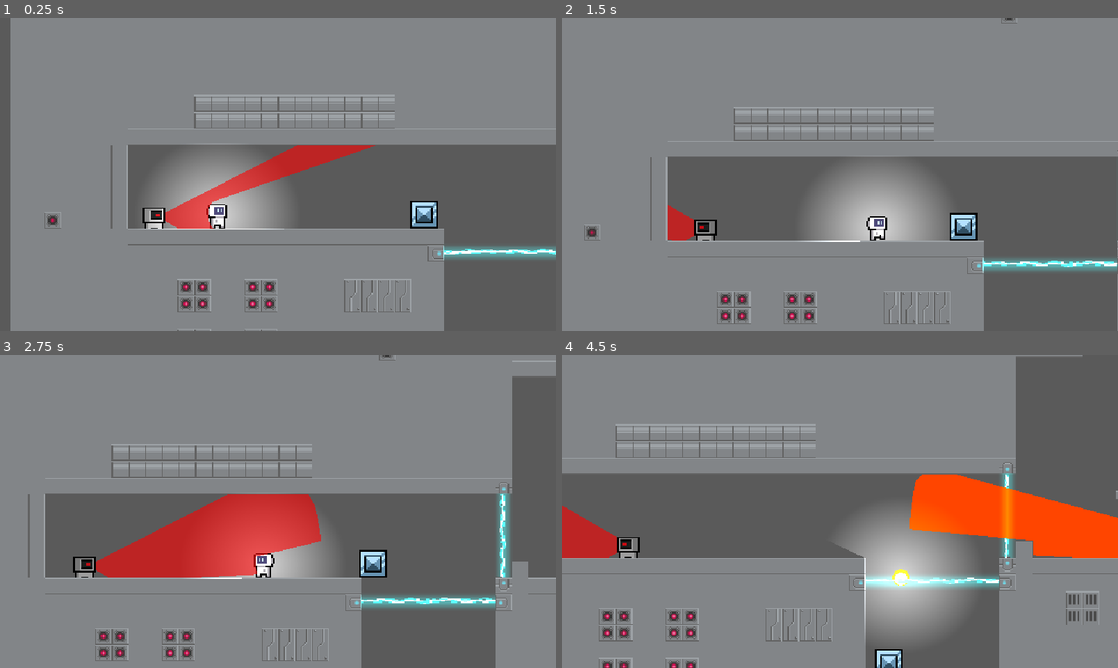
Above: before the commit, frames 1-4 (two rows, left to right).
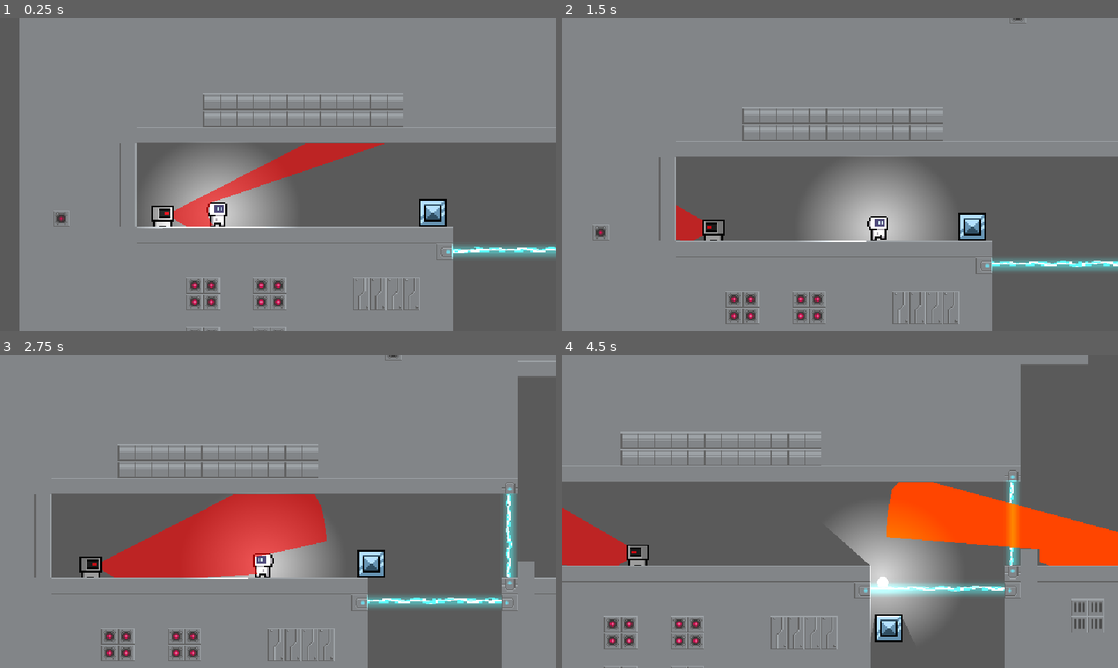
Above: after the commit, the same moments.

Repository: SawolTesf/ByteBound
Game: Godot game, scene res://Scenes/Levels/level_03.tscn
Two runs of this game, one before a commit and one after it. Both use one fixed random seed, a clock stepped at 60 frames per second and the inputs below. This scene is started directly instead of the project's main scene.
Inputs:
- Up to frame 1 (0.25 s): no input
- Up to frame 2 (1.5 s): tap Enter (ui_accept) at 0.5, 0.77 s; hold Ctrl (crouch) 0.53-1.28 s; hold Right (ui_right) from 0.53 s (still down); tap Shift (dash) at 1.35 s
- Up to frame 3 (2.75 s): tap Enter (ui_accept) at 1.52 s; release Right (ui_right) at 2.03 s; hold Left (ui_left) from 2.03 s (still down); hold E (interact) from 2.03 s (still down)
- Up to frame 4 (4.5 s): release Left (ui_left) at 2.78 s; release E (interact) at 2.78 s; hold Right (ui_right) 2.78-4.28 s; tap T (throw) at 2.85 s; tap Enter (ui_accept) at 3.02, 3.77 s; hold Ctrl (crouch) 3.53-4.28 s; hold Left (ui_left) from 4.28 s (still down); tap Shift (dash) at 4.35 s

The runs differ from the first frame. In frame 1, 10% of the frame differs, in the area x 1-100%, y 0-100%; in frame 2, 4.6%; in frame 3, 5.9%; in frame 4, 19%, in the area x 0-100%, y 0-100%.
Error in both runs: Trying to return value of type "String" from a function whose return type is "int". (res://Autoloads/Debug.gd:90)

Commit message:
Update level_03.tscn

Diff:
--- a/game/Scenes/Levels/level_03.tscn
+++ b/game/Scenes/Levels/level_03.tscn
@@ -157,7 +157,7 @@
 [node name="GroundLayer" parent="Terrain" index="0"]
 show_behind_parent = true
 position = Vector2(1, 0)
-tile_map_data = PackedByteArray("AAD4//v/AQABAAIAAAD4//z/AQA …(56240 unchanged characters)… BAAIAAAASAOb/AQABAAIAAAATAOb/AQABAAIAAAA=")
+tile_map_data = PackedByteArray("AAD4//v/AQABAAIAAAD4//z/AQA …(56240 unchanged characters)… BAAIAAAASAOb/AQABAAIAAAATAOb/AQABAAIAAAA8AAIAAQAAAAEAAAA9AAIAAQABAAEAAAA+AAIAAQACAAEAAAA8AAMAAQAAAAIAAAA8AAQAAQAAAAMAAAA9AAQAAQABAAMAAAA+AAQAAQACAAMAAAA+AAMAAQACAAIAAAA9AAMAAQABAAIAAAA=")
 
 [node name="Background" parent="Terrain" index="1"]
 offset_left = -1046.0
@@ -166,7 +166,7 @@
 offset_bottom = 535.0
 
 [node name="Player" parent="Characters" index="0"]
-position = Vector2(55, 63)
+position = Vector2(47, 66)
 
 [node name="Buttons" type="Node" parent="." index="5"]
 
@@ -222,12 +222,12 @@
 [node name="Enemy2" parent="Enemies" index="0" instance=ExtResource("5_hvuqc")]
 position = Vector2(-14, 68)
 scale = Vector2(1.5, 1.5)
-movement_stats = SubResource("Resource_3jgax")
+movement_stats = SubResource("Resource_wl8je")
 sight_distance = 150.0
 sight_angle = 60.0
 
 [node name="Enemy3" parent="Enemies" index="1" instance=ExtResource("5_hvuqc")]
-position = Vector2(959, 68)
+position = Vector2(931, 68)
 scale = Vector2(1.5, 1.5)
 movement_stats = SubResource("Resource_k6d26")
 sight_distance = 200.0
@@ -304,7 +304,7 @@
 gravity_scale = 0.5
 
 [node name="ThrowableObject" parent="." index="11" instance=ExtResource("6_4pqfk")]
-position = Vector2(994, 68)
+position = Vector2(995, 21)
 
 [editable path="Enemies/Enemy2"]
 [editable path="Enemies/Enemy3"]
Not shown: 1 places in game/Scenes/Levels/level_03.tscn that only renumber resources
